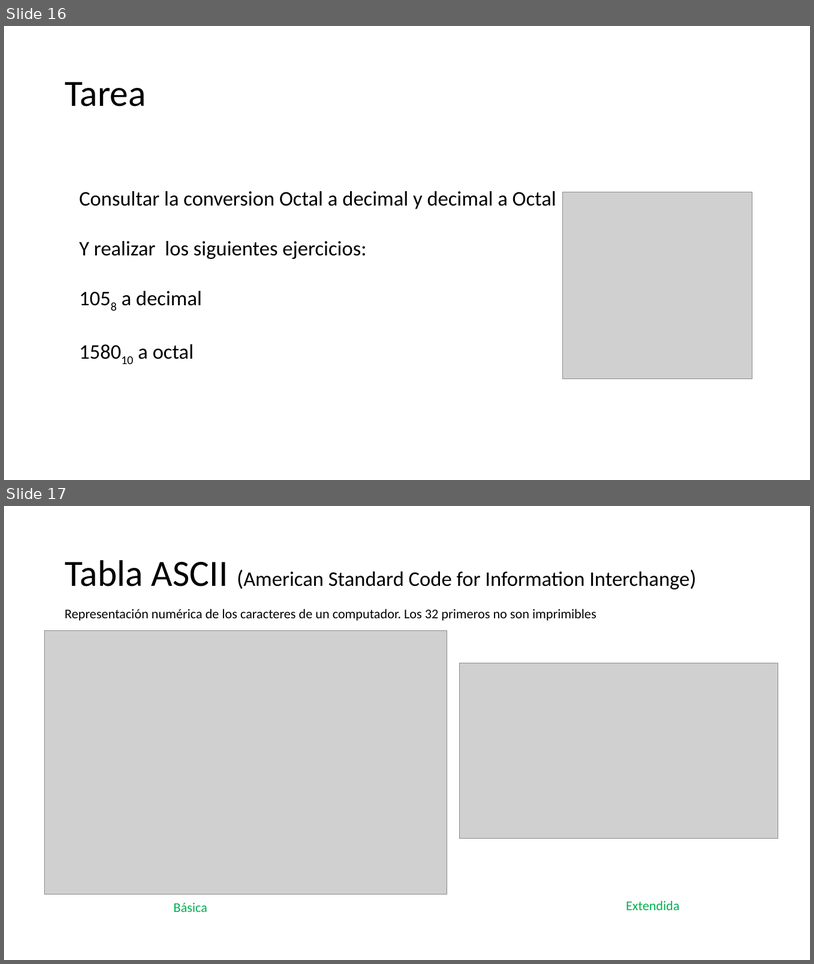
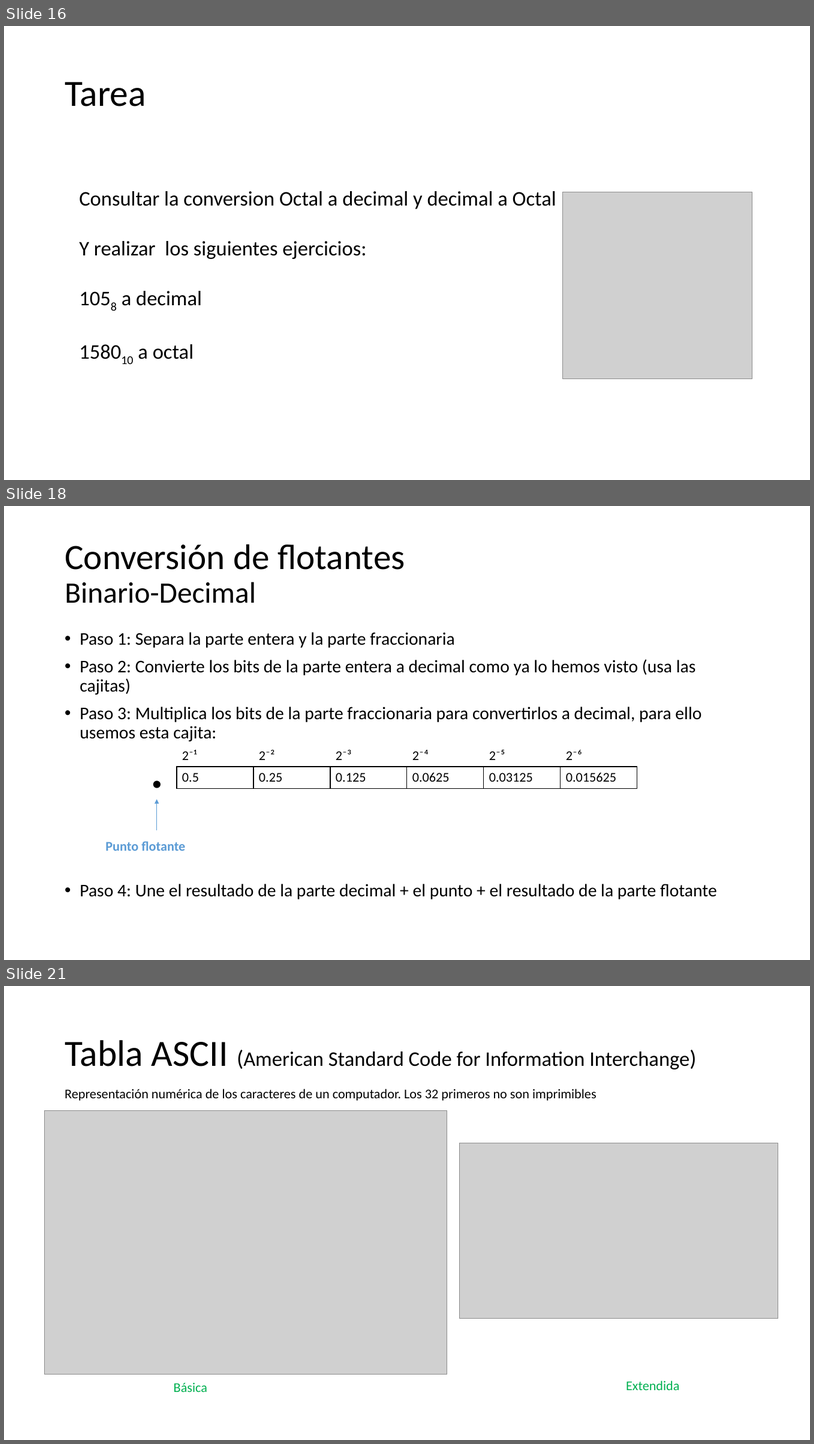
Before and after one commit to CesarLopez-Profe/Fundamentos_Programacion, a slide deck: Slides/2_Representacion&Conversiones.pptx. Shown one above the other, each under a label of ours: slides 16 and 17 before the commit, slides 16, 18 and 21 after it; the slides between them are not shown. The pictures are 814x964 and 814x1444 pixels, drawn with LibreOffice and Linux fonts; fonts in the diff are those of the drawing; grey boxes stand for pictures; background and template pictures are left out. Boxes give left, top, right and bottom in pixels: in the first picture for what was removed or moved away, otherwise in the second. Text is boxed around its words. In the diff, an @@ line names an element or a change of style, - is before the commit and + after.

```diff
--- a/Slides/2_Representacion&Conversiones.pptx
+++ b/Slides/2_Representacion&Conversiones.pptx
@@ slide 18 added at (x1=4, y1=506, x2=810, y2=960), background picture (left out) @@
@@ title added at (x1=65, y1=544, x2=405, y2=603), 48 pt, text #000000 @@
+Conversión de flotantes
+Binario-Decimal
@@ text added at (x1=80, y1=632, x2=702, y2=741), 24 pt, text #000000 @@
+• Paso 1: Separa la parte entera y la parte fraccionaria
+• Paso 2: Convierte los bits de la parte entera a decimal como ya lo hemos visto (usa las cajitas)
+• Paso 3: Multiplica los bits de la parte fraccionaria para convertirlos a decimal, para ello usemos esta cajita:
@@ text added at (x1=146, y1=736, x2=169, y2=801), 66 pt, text #000000, bold @@
+.
@@ table added at (x1=177, y1=745, x2=638, y2=792), 2 rows, 6 columns @@
+2⁻¹ | 2⁻² | 2⁻³ | 2⁻⁴ | 2⁻⁵ | 2⁻⁶
+0.5 | 0.25 | 0.125 | 0.0625 | 0.03125 | 0.015625
@@ arrow added from (156, 831) to (156, 799), #5B9BD5 0.5 pt @@
@@ text added at (x1=105, y1=841, x2=185, y2=850), 18 pt, text #5B9BD5, bold @@
+Punto flotante
@@ text added at (x1=80, y1=883, x2=717, y2=899), 24 pt, text #000000 @@
+• Paso 4: Une el resultado de la parte decimal + el punto + el resultado de la parte flotante
@@ what was slide 17 is now slide 21 @@
```
Also in this commit, not shown: 3 other slides added, 2 other files.
